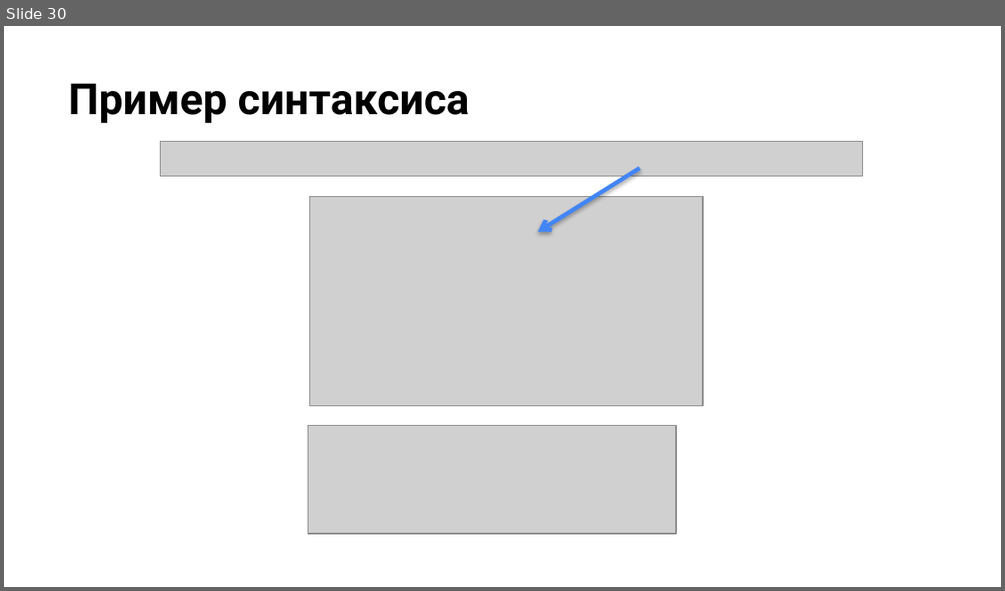
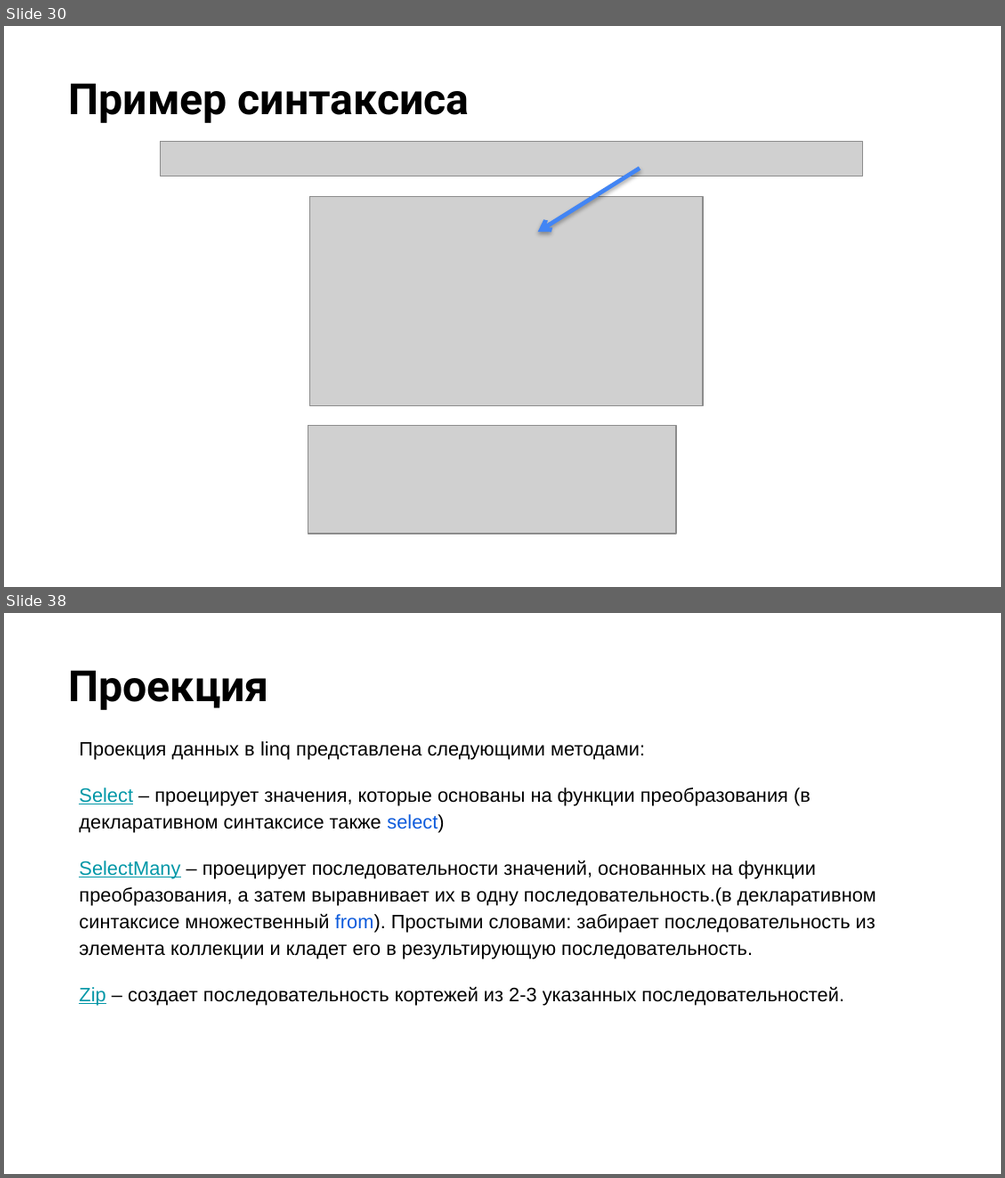
Before and after one commit to NilovPavel/OpenLessonLinq, a slide deck: LinqQueries.pptx. Shown one above the other, each under a label of ours: slide 30 before the commit, slides 30 and 38 after it; the slides between them are not shown. The pictures are 1005x591 and 1005x1178 pixels, drawn with LibreOffice and Linux fonts; fonts in the diff are those of the drawing; grey boxes stand for pictures; background and template pictures are left out. Boxes give left, top, right and bottom in pixels: in the first picture for what was removed or moved away, otherwise in the second. Text is boxed around its words. In the diff, an @@ line names an element or a change of style, - is before the commit and + after.

```diff
--- a/LinqQueries.pptx
+++ b/LinqQueries.pptx
@@ slide 38 added at <box>4,613,1001,1174</box>, background picture (left out) @@
@@ title added at <box>68,670,268,710</box>, 31 pt, text #000000, bold @@
+Проекция
@@ text added at <box>79,741,876,1005</box>, 14 pt, text #000000 @@
+Проекция данных в linq представлена следующими методами:
+Select – проецирует значения, которые основаны на функции преобразования (в декларативном синтаксисе также select)
+SelectMany – проецирует последовательности значений, основанных на функции преобразования, а затем выравнивает их в одну последовательность.(в декларативном синтаксисе множественный from). Простыми словами: забирает последовательность из элемента коллекции и кладет его в результирующую последовательность.
+Zip – создает последовательность кортежей из 2-3 указанных последовательностей.
```
Also in this commit, not shown: 31 other slides added.
